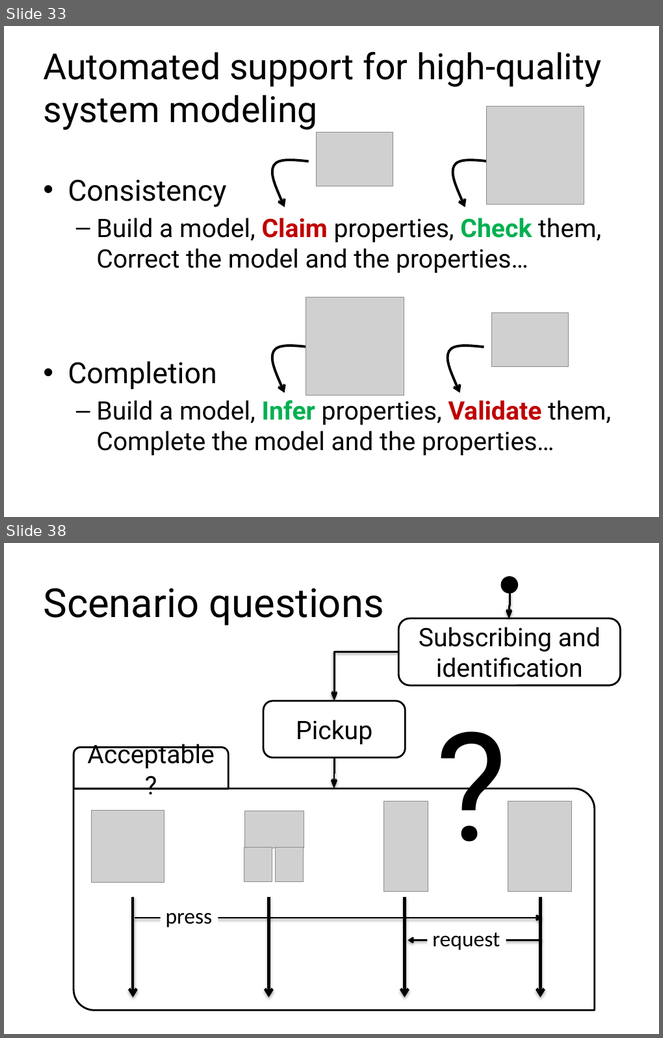
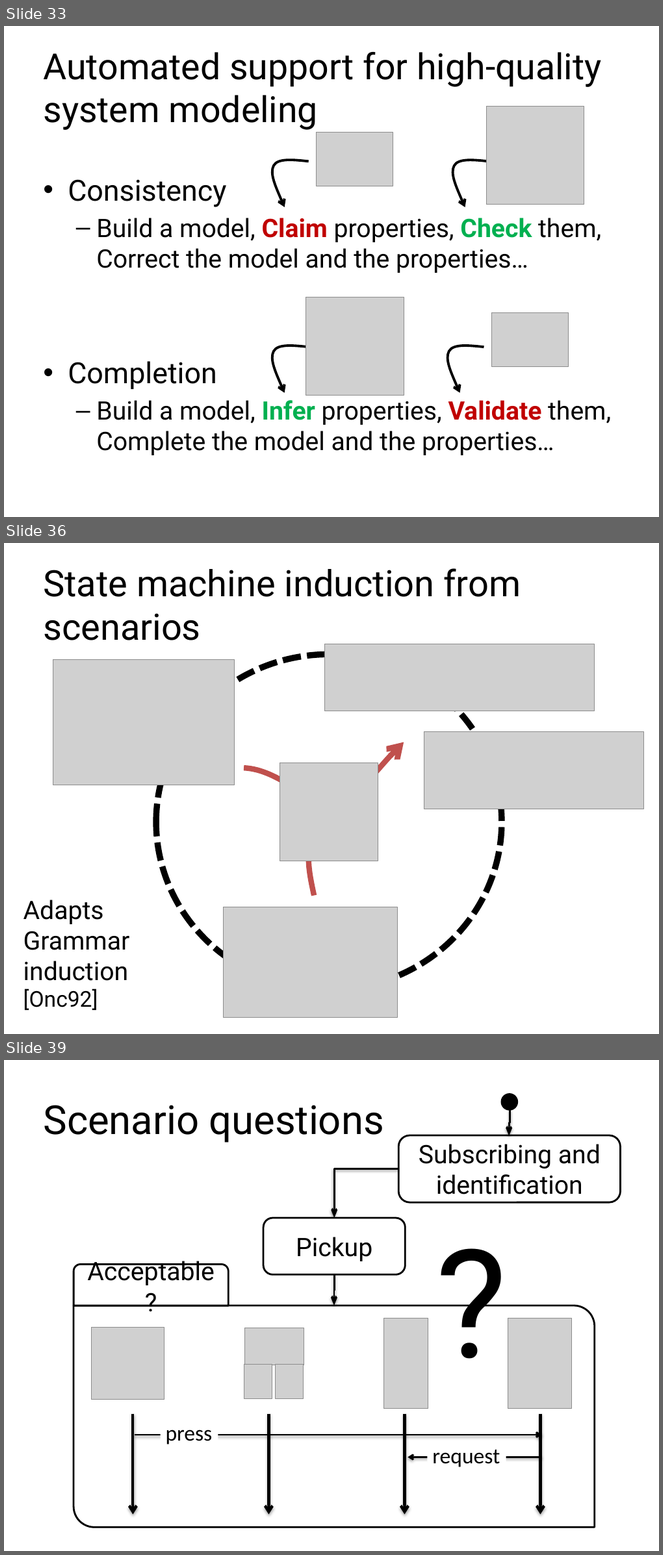
Before and after one commit to blambeau/phd, a slide deck: public-defense/slides.pptx. Shown one above the other, each under a label of ours: slides 33 and 38 before the commit, slides 33, 36 and 39 after it; the slides between them are not shown. The pictures are 663x1038 and 663x1555 pixels, drawn with LibreOffice and Linux fonts; fonts in the diff are those of the drawing; grey boxes stand for pictures. Boxes give left, top, right and bottom in pixels: in the first picture for what was removed or moved away, otherwise in the second. Text is boxed around its words. In the diff, an @@ line names an element or a change of style, - is before the commit and + after.

```diff
--- a/public-defense/slides.pptx
+++ b/public-defense/slides.pptx
@@ slide 36 added at bbox=[4, 543, 659, 1034], background #FFFFFF @@
@@ title added at bbox=[43, 568, 521, 641], 40 pt, text #000000 @@
+State machine induction from scenarios
@@ picture added at bbox=[53, 659, 235, 785] @@
@@ ellipse added at bbox=[156, 654, 502, 990], outline #000000 6.75 pt dashed @@
@@ picture added at bbox=[324, 644, 594, 711] @@
@@ picture added at bbox=[425, 731, 644, 809] @@
@@ freeform shape added at bbox=[244, 742, 404, 804], outline #C0504D 6 pt @@
@@ picture added at bbox=[280, 763, 378, 861] @@
@@ freeform shape added at bbox=[306, 797, 348, 895], outline #C0504D 6 pt @@
@@ text added at bbox=[24, 900, 130, 1010], 28 pt, text #000000 @@
+Adapts
+Grammar
+induction
+[Onc92]
@@ picture added at bbox=[224, 907, 398, 1017] @@
@@ what was slide 38 is now slide 39 @@
```
Also in this commit, not shown: 4 slides changed.
